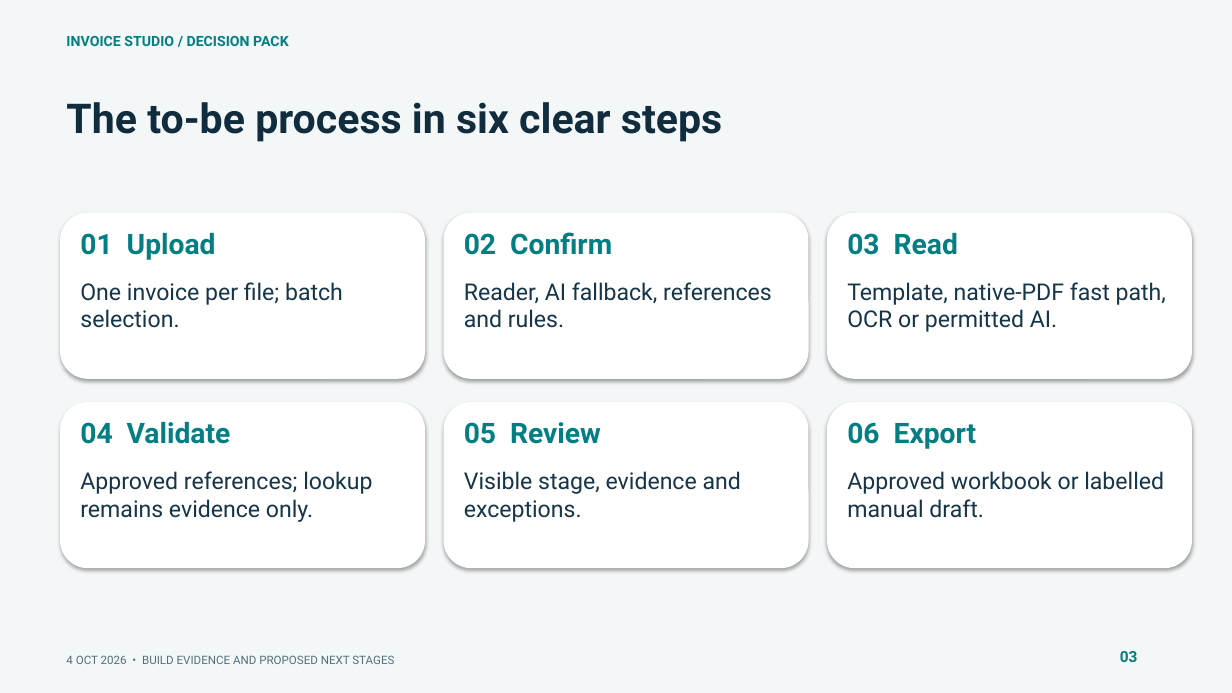
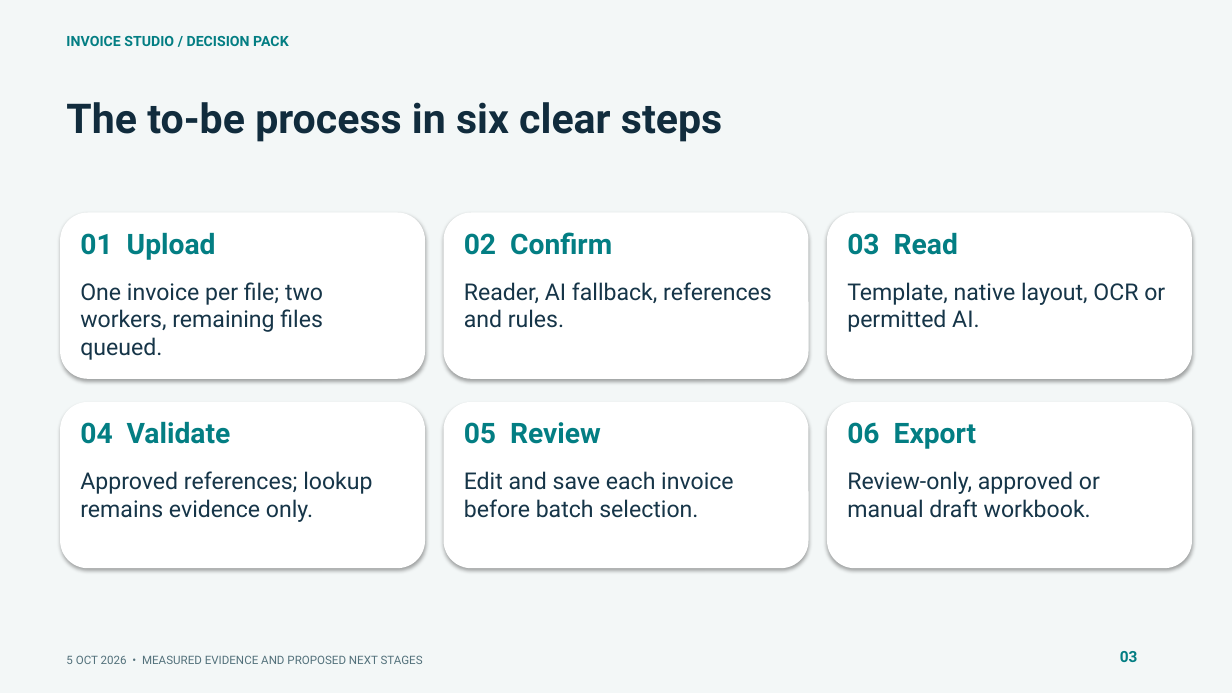
Before and after one commit to muttonkodibiriyani/Inv_studio, a slide deck: slide 3 of docs/delivery/Invoice_Studio_SLT.pptx. Drawn at 1232x693 pixels with LibreOffice and Linux fonts; fonts in the diff are those of the drawing. Boxes give left, top, right and bottom in pixels: in the first picture for what was removed or moved away, otherwise in the second. Text is boxed around its words. In the diff, an @@ line names an element or a change of style, - is before the commit and + after.

Commit message:
Deliver structured OCR, bulk review workbooks, and responsive cloud inbox

```diff
--- a/docs/delivery/Invoice_Studio_SLT.pptx
+++ b/docs/delivery/Invoice_Studio_SLT.pptx
@@ text at (x1=80, y1=282, x2=323, y2=360): text changed @@
-One invoice per file; batch selection.
+One invoice per file; two workers, remaining files queued.
@@ text at (x1=847, y1=282, x2=1165, y2=332): text changed @@
-Template, native-PDF fast path, OCR or permitted AI.
+Template, native layout, OCR or permitted AI.
@@ text at (x1=464, y1=471, x2=733, y2=518): text changed @@
-Visible stage, evidence and exceptions.
+Edit and save each invoice before batch selection.
@@ text at (x1=847, y1=471, x2=1100, y2=518): text changed @@
-Approved workbook or labelled manual draft.
+Review-only, approved or manual draft workbook.
@@ text at (x1=66, y1=655, x2=423, y2=664): text changed @@
-4 OCT 2026 • BUILD EVIDENCE AND PROPOSED NEXT STAGES
+5 OCT 2026 • MEASURED EVIDENCE AND PROPOSED NEXT STAGES
```
Also in this commit, not shown: 13 other slides changed, 3 slides added, 42 other files.
